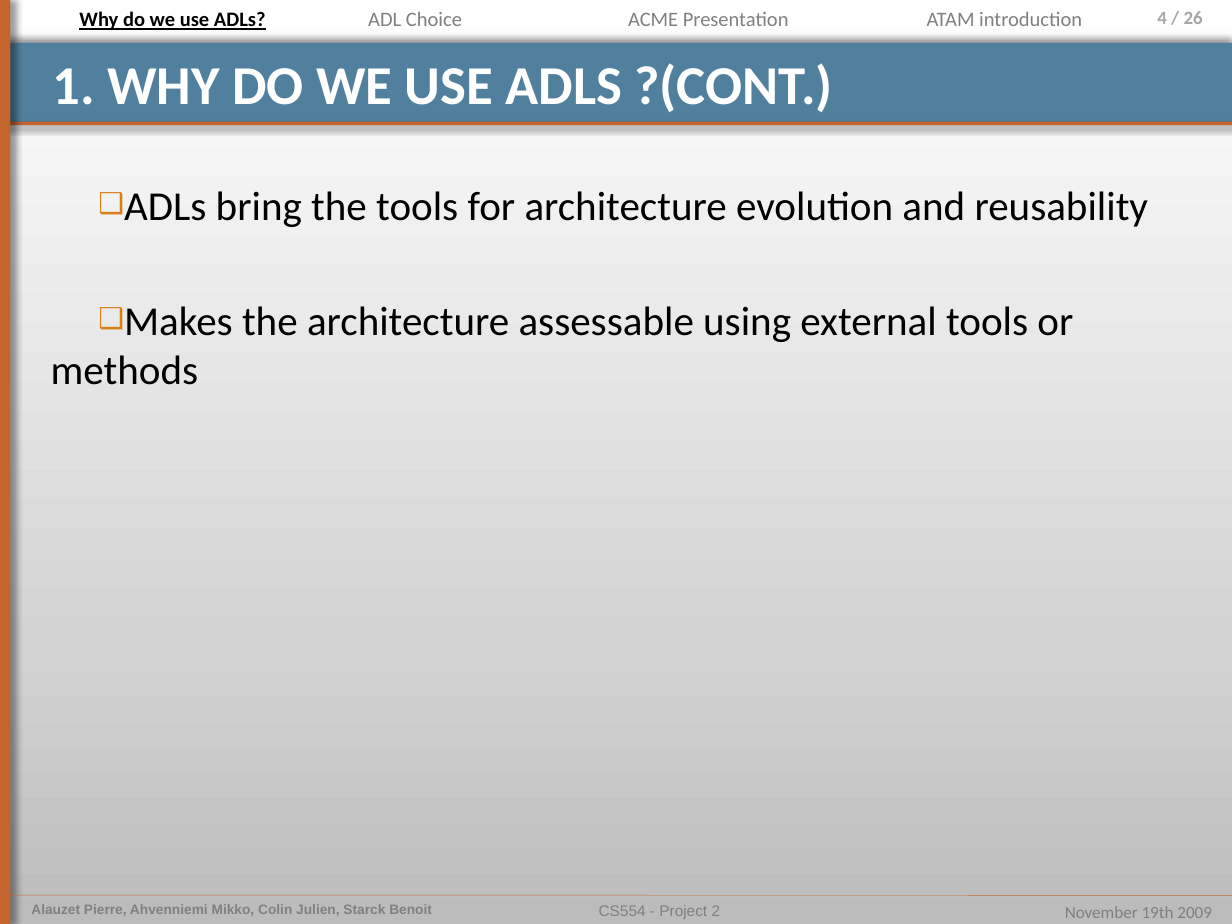
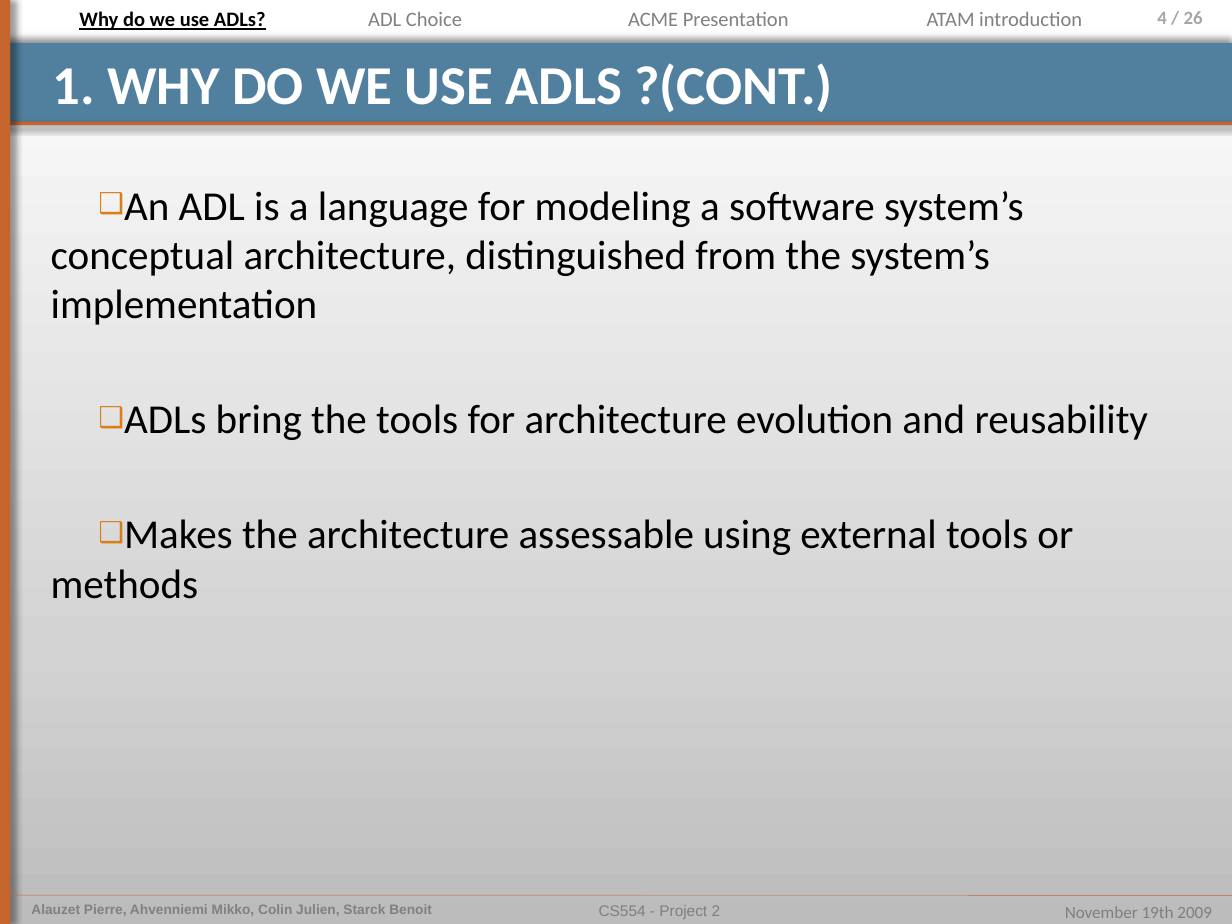
Before and after one commit to pierrealauzet/euroteam, a slide deck: slide 4 of Project 2/Part2/CS554_EuroTeam_Project2_OP5_jul.pptx. Drawn at 1232x924 pixels with LibreOffice and Linux fonts; fonts in the diff are those of the drawing. Boxes give left, top, right and bottom in pixels: in the first picture for what was removed or moved away, otherwise in the second. Text is boxed around its words. In the diff, an @@ line names an element or a change of style, - is before the commit and + after.

Commit message:
comm

```diff
--- a/Project 2/Part2/CS554_EuroTeam_Project2_OP5_jul.pptx
+++ b/Project 2/Part2/CS554_EuroTeam_Project2_OP5_jul.pptx
@@ text at box(51, 191, 1024, 325): paragraph added @@
+❑ An ADL is a language for modeling a software system’s conceptual architecture, distinguished from the system’s implementation
```
